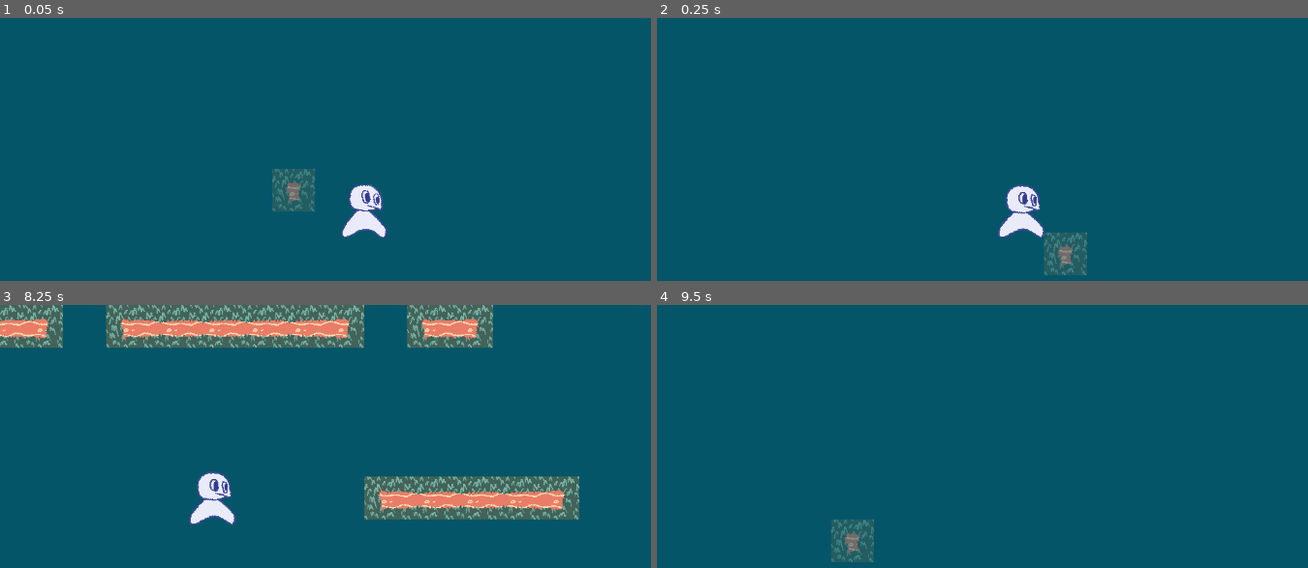
Above: before the commit, frames 1-4 (two rows, left to right).
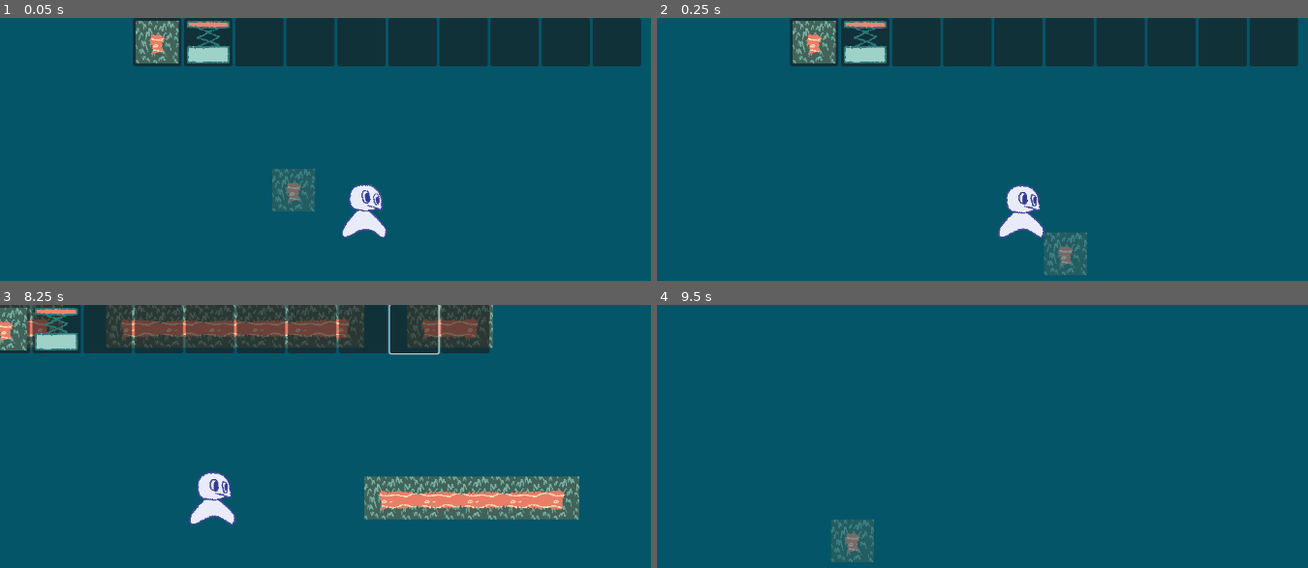
Above: after the commit, the same moments.

Repository: Nelbaiady/level-designer-project
Game: Godot game, scene res://Scenes/editor.tscn
Same seed, same stepped clock (60 frames per second), same inputs: the game is played once before the commit and once after it.
Inputs (mouse positions are in pixels of both pictures, inside the frame that each line leads up to):
- Up to frame 1 (0.05 s): no input
- Up to frame 2 (0.25 s): no input
- Up to frame 3 (8.25 s): click (156, 328) at 0.52 s; click (208, 328) at 1.27 s; click (260, 328) at 2.02 s; click (312, 328) at 2.77 s; click (364, 328) at 3.52 s; click (410, 328) at 4.27 s; click (462, 328) at 5.02 s; click (514, 328) at 5.77 s; click (566, 328) at 6.52 s; click (618, 328) at 7.27 s; move the mouse to (559, 499) at 8.02 s; press the mouse at (559, 499) at 8.03 s; hold D (rRight) from 8.03 s (still down)
- Up to frame 4 (9.5 s): keep holding D (rRight); tap X (jump) at 8.27, 9.02 s; move the mouse to (891, 544) at 8.77 s; release the mouse at (891, 544) at 8.78 s; tap E (erase) at 8.85 s; click (891, 544) at 9.05 s

The runs differ from the first frame. In frame 1, 14% of the frame differs, in the area x 20-99%, y 0-19%; in frame 2, 14%; in frame 3, 13%; in frame 4, nothing differs.

Commit message:
Hotbar UI skeleton
-Implemented the unstyled hotbar UI
-Hotbar variable is now in the globalEditor

Diff:
--- a/Scenes/Items/Objects/Spring/Spring.tres
+++ b/Scenes/Items/Objects/Spring/Spring.tres
@@ -8,7 +8,6 @@
 script = ExtResource("1_dime5")
 objectReference = ExtResource("1_a83kd")
 texture = ExtResource("2_a83kd")
-textureOffset = Vector2(0, -12)
 name = "spring"
 rosterID = 1
 metadata/_custom_type_script = "uid://c6m2hjthmh1nv"
--- /dev/null
+++ b/Scenes/UI/UItheme.tres
@@ -0,0 +1,3 @@
+[gd_resource type="Theme" format=3 uid="uid://crsgo6pa7nv5x"]
+
+[resource]
--- /dev/null
+++ b/Scenes/UI/hotbar.tscn
@@ -0,0 +1,111 @@
+[gd_scene load_steps=3 format=3 uid="uid://dgdnl8mwnjivp"]
+
+[ext_resource type="Theme" uid="uid://crsgo6pa7nv5x" path="res://Scenes/UI/UItheme.tres" id="1_26udg"]
+[ext_resource type="Script" uid="uid://bre0ft12l6is3" path="res://Scenes/UI/hotbarButton.gd" id="2_sk345"]
+
+[node name="Hotbar" type="Control"]
+z_index = 1
+layout_mode = 3
+anchors_preset = 15
+anchor_right = 1.0
+anchor_bottom = 1.0
+grow_horizontal = 2
+grow_vertical = 2
+
+[node name="HBoxContainer" type="HBoxContainer" parent="."]
+z_index = 1
+custom_minimum_size = Vector2(0, 64)
+layout_mode = 1
+anchors_preset = 10
+anchor_right = 1.0
+grow_horizontal = 2
+alignment = 1
+
+[node name="Button" type="Button" parent="HBoxContainer"]
+custom_minimum_size = Vector2(64, 64)
+layout_mode = 2
+theme = ExtResource("1_26udg")
+theme_type_variation = &"InventoryButton"
+icon_alignment = 1
+script = ExtResource("2_sk345")
+
+[node name="Button2" type="Button" parent="HBoxContainer"]
+custom_minimum_size = Vector2(64, 64)
+layout_mode = 2
+theme = ExtResource("1_26udg")
+theme_type_variation = &"InventoryButton"
+icon_alignment = 1
+script = ExtResource("2_sk345")
+index = 1
+
+[node name="Button3" type="Button" parent="HBoxContainer"]
+custom_minimum_size = Vector2(64, 64)
+layout_mode = 2
+theme = ExtResource("1_26udg")
+theme_type_variation = &"InventoryButton"
+icon_alignment = 1
+script = ExtResource("2_sk345")
+index = 2
+
+[node name="Button4" type="Button" parent="HBoxContainer"]
+custom_minimum_size = Vector2(64, 64)
+layout_mode = 2
+theme = ExtResource("1_26udg")
+theme_type_variation = &"InventoryButton"
+icon_alignment = 1
+script = ExtResource("2_sk345")
+index = 3
+
+[node name="Button5" type="Button" parent="HBoxContainer"]
+custom_minimum_size = Vector2(64, 64)
+layout_mode = 2
+theme = ExtResource("1_26udg")
+theme_type_variation = &"InventoryButton"
+icon_alignment = 1
+script = ExtResource("2_sk345")
+index = 4
+
+[node name="Button6" type="Button" parent="HBoxContainer"]
+custom_minimum_size = Vector2(64, 64)
+layout_mode = 2
+theme = ExtResource("1_26udg")
+theme_type_variation = &"InventoryButton"
+icon_alignment = 1
+script = ExtResource("2_sk345")
+index = 5
+
+[node name="Button7" type="Button" parent="HBoxContainer"]
+custom_minimum_size = Vector2(64, 64)
+layout_mode = 2
+theme = ExtResource("1_26udg")
+theme_type_variation = &"InventoryButton"
+icon_alignment = 1
+script = ExtResource("2_sk345")
+index = 6
+
+[node name="Button8" type="Button" parent="HBoxContainer"]
+custom_minimum_size = Vector2(64, 64)
+layout_mode = 2
+theme = ExtResource("1_26udg")
+theme_type_variation = &"InventoryButton"
+icon_alignment = 1
+script = ExtResource("2_sk345")
+index = 7
+
+[node name="Button9" type="Button" parent="HBoxContainer"]
+custom_minimum_size = Vector2(64, 64)
+layout_mode = 2
+theme = ExtResource("1_26udg")
+theme_type_variation = &"InventoryButton"
+icon_alignment = 1
+script = ExtResource("2_sk345")
+index = 8
+
+[node name="Button10" type="Button" parent="HBoxContainer"]
+custom_minimum_size = Vector2(64, 64)
+layout_mode = 2
+theme = ExtResource("1_26udg")
+theme_type_variation = &"InventoryButton"
+icon_alignment = 1
+script = ExtResource("2_sk345")
+index = 9
--- /dev/null
+++ b/Scenes/UI/hotbarButton.gd
@@ -0,0 +1,20 @@
+extends Button
+
+@export var index:int
+const emptyIcon = preload("uid://de1p8l0t4qll7")
+
+func _ready() -> void:
+	globalEditor.updateHotbar.connect(updateButton)
+	globalEditor.updateHotbarSelection.connect(updateSelected)
+	globalEditor.updateHotbarUI()
+
+func updateButton(hotbarIndex:int, item:Item):
+	if hotbarIndex == index:
+		if item:
+			icon = item.texture
+		else:
+			icon = emptyIcon
+
+func updateSelected(hotbarIndex:int):
+	if hotbarIndex == index:
+		grab_focus()
--- /dev/null
+++ b/Scenes/UI/theme/ContainerOutline.tres
@@ -0,0 +1,17 @@
+[gd_resource type="StyleBoxFlat" format=3 uid="uid://l04c0lhnooxi"]
+
+[resource]
+content_margin_left = 12.0
+content_margin_right = 12.0
+bg_color = Color(0.08522121, 0.35531282, 0.34797838, 0.5019608)
+border_width_left = 4
+border_width_top = 4
+border_width_right = 4
+border_width_bottom = 4
+border_color = Color(0.994798, 0.6897458, 0.70946306, 0.78431374)
+corner_radius_top_left = 8
+corner_radius_top_right = 8
+corner_radius_bottom_right = 8
+corner_radius_bottom_left = 8
+corner_detail = 20
+anti_aliasing_size = 0.08
--- a/Scenes/editor.gd
+++ b/Scenes/editor.gd
@@ -7,9 +7,7 @@
 
 
 #default hotbar: grass, spring
-var hotbar: Array[Item] = [preload("uid://bs8fbynxqm6wr"), preload("uid://c2d008ix6upm5"),null,null,null,null,null,null,null,null]
-var hotbarIndex: int = 0
-var selectedItem = hotbar[hotbarIndex]
+var selectedItem
 var selectedItemType = "terrain"
 var cursorCellCoords: Vector2i = Vector2i.ZERO
 var previousCursorCellCoords: Vector2i = cursorCellCoords
@@ -18,7 +16,9 @@
 var cursorItemIconTween: Tween
 
 func _ready() -> void:
-	setSelectedItem(hotbar[hotbarIndex])
+	selectedItem = globalEditor.hotbar[globalEditor.hotbarIndex]
+	setSelectedItem(selectedItem)
+	globalEditor.setItem.connect(setSelectedItem)
 
 func _physics_process(delta: float) -> void:
 	if delta: #just to get rid of the annoying warning for now
@@ -74,13 +74,12 @@
 	#FINAL SECTION IN PHYSICS PROCESS
 	previousCursorPos = cursor.position
 	#END OF PHYSICS PROCESS
-func _input(event: InputEvent) -> void:
-	#selecting items in the hotbar using the number keys
-	for i in range(10):
-		if event.is_action_pressed(str(i)):
-			hotbarIndex = 10 if i==0 else i-1
-			if hotbarIndex < len(hotbar) and hotbar[hotbarIndex]:
-				setSelectedItem(hotbar[hotbarIndex])
+
+func tweenCursorItemIcon():
+	cursorItemIconTween = create_tween()
+	cursorItemIconTween.set_trans(Tween.TRANS_CUBIC)
+	cursorItemIconTween.set_ease(Tween.EASE_OUT)
+	cursorItemIconTween.tween_property(cursorItemIcon,"position",Vector2(cursorCellCoords * globalEditor.gridSize) + selectedItem.textureOffset,0.1)
 
 func setSelectedItem(newItem: Item):
 	selectedItem = newItem
@@ -96,9 +95,3 @@
 		tweenCursorItemIcon()
 	else:
 		cursorItemIcon.position = Vector2(cursorCellCoords * globalEditor.gridSize) + selectedItem.textureOffset
-
-func tweenCursorItemIcon():
-	cursorItemIconTween = create_tween()
-	cursorItemIconTween.set_trans(Tween.TRANS_CUBIC)
-	cursorItemIconTween.set_ease(Tween.EASE_OUT)
-	cursorItemIconTween.tween_property(cursorItemIcon,"position",Vector2(cursorCellCoords * globalEditor.gridSize) + selectedItem.textureOffset,0.1)
--- a/Scenes/editor.tscn
+++ b/Scenes/editor.tscn
@@ -3,8 +3,8 @@
 [ext_resource type="Script" uid="uid://dl206p1i47psq" path="res://Scenes/camera_2d.gd" id="1_8howc"]
 [ext_resource type="Script" uid="uid://buy227idb1d0c" path="res://Scenes/editor.gd" id="1_eyy8u"]
 [ext_resource type="Script" uid="uid://y0j4pcn25wfi" path="res://Scenes/level.gd" id="2_24ceq"]
+[ext_resource type="PackedScene" uid="uid://dgdnl8mwnjivp" path="res://Scenes/UI/hotbar.tscn" id="2_32ik4"]
 [ext_resource type="Script" uid="uid://g7pdbfqfu3l5" path="res://Scenes/save_load_manager.gd" id="3_7fkqn"]
-[ext_resource type="Script" uid="uid://p7hjdq8g24yk" path="res://Scenes/global_editor.gd" id="3_a7iym"]
 [ext_resource type="Script" path="res://Scenes/cursor.gd" id="3_eo2o7"]
 [ext_resource type="PackedScene" uid="uid://ce1i72nmpos1n" path="res://Scenes/Items/Player/Player.tscn" id="4_7wlcy"]
 [ext_resource type="Texture2D" uid="uid://dcwmwktlug1kv" path="res://Scenes/Items/Terrain/grass/grassTiles.png" id="4_8howc"]
@@ -403,7 +403,17 @@
 terrain_set_0/terrain_1/color = Color(0.2527295, 0.50761116, 0.32676098, 1)
 sources/0 = SubResource("TileSetAtlasSource_b78su")
 
-[node name="Node2D" type="Node2D"]
+[node name="Node2D" type="Control"]
+layout_mode = 3
+anchors_preset = 15
+anchor_right = 1.0
+anchor_bottom = 1.0
+grow_horizontal = 2
+grow_vertical = 2
+
+[node name="Hotbar" parent="." instance=ExtResource("2_32ik4")]
+layout_mode = 1
+size_flags_horizontal = 4
 
 [node name="Camera2D" type="Camera2D" parent="."]
 position = Vector2(576, 324)
@@ -426,6 +436,7 @@
 
 [node name="cursorItemIcon" type="TextureRect" parent="."]
 self_modulate = Color(1, 1, 1, 0.5019608)
+layout_mode = 1
 anchors_preset = 8
 anchor_left = 0.5
 anchor_top = 0.5
@@ -457,13 +468,8 @@
 [node name="Objects" type="Node" parent="Level"]
 script = ExtResource("9_1k58v")
 
-[node name="globalEditor" type="Node" parent="."]
-script = ExtResource("3_a7iym")
-
 [node name="Player" parent="." instance=ExtResource("4_7wlcy")]
 position = Vector2(544, 280)
 
-[node name="CSGBox3D" type="CSGBox3D" parent="Player"]
-
 [connection signal="canceled" from="FileDialog" to="SaveLoadManager" method="_on_file_dialog_canceled"]
 [connection signal="confirmed" from="FileDialog" to="SaveLoadManager" method="_on_file_dialog_confirmed"]
--- a/Scenes/global_editor.gd
+++ b/Scenes/global_editor.gd
@@ -2,8 +2,16 @@
 
 var isEditing:bool = true
 var popupIsOpen:bool = false
+var gridSize:int = 64
+
 signal resetStage()
-var gridSize:int = 64
+signal updateHotbar(hotbarIndex, item)
+signal updateHotbarSelection(hotbarIndex)
+signal setItem(item)
+
+
+var hotbarIndex: int = 0
+var hotbar: Array[Item] = [preload("uid://bs8fbynxqm6wr"), preload("uid://c2d008ix6upm5"),null,null,null,null,null,null,null,null]
 
 @onready var objects
 @onready var tileMap: TileMapLayer
@@ -11,7 +19,7 @@
 var objectPosHash : Dictionary = {}
 
 #func _ready() -> void:
-	#tileMap = $"../Level/TileMapLayer"
+	#pass
 
 #list of every possible object type
 #var objectRoster = ["res://Scenes/Items/Objects/Spring/Spring.tres"]
@@ -26,14 +34,24 @@
 	var objectToPlace = item.objectReference.instantiate()
 	objectToPlace.global_position = placedObjectPosition
 	objects.add_child(objectToPlace)
-
 	globalEditor.objectPosHash[cell] = {"object":objectToPlace,"rosterID":item.rosterID}
-	#globalEditor.levelSaveStruct.objects.append({"pos":[cell.x, cell.y], "rosterID":item.rosterID})
-	#if globalEditor.objectPosHash.has(Vector2i(10,5)):
-		#print(globalEditor.objectPosHash[Vector2i(10,5)].position)
 
 func clearLevel():
 	for i in objectPosHash:
 		objectPosHash[i].object.queue_free()
 	tileMap.clear()
 	objectPosHash.clear()
+
+func _input(event: InputEvent) -> void:
+	#selecting items in the hotbar using the number keys
+	for i in range(10):
+		if event.is_action_pressed(str(i)):
+			hotbarIndex = 10 if i==0 else i-1
+			if hotbarIndex < len(hotbar) and hotbar[hotbarIndex]:
+				setItem.emit(hotbar[hotbarIndex])
+				#updateHotbarUI()
+				updateHotbarSelection.emit(hotbarIndex)
+
+func updateHotbarUI():
+	for i in range(len(hotbar)):
+		updateHotbar.emit(i, hotbar[i])
Binary file changed: Scenes/Items/Objects/Spring/springIcon.png
Binary file added: Scenes/UI/emptyIcon.png
Not shown, added: Scenes/UI/emptyIcon.png.import
Not shown, added: Scenes/UI/hotbarButton.gd.uid
